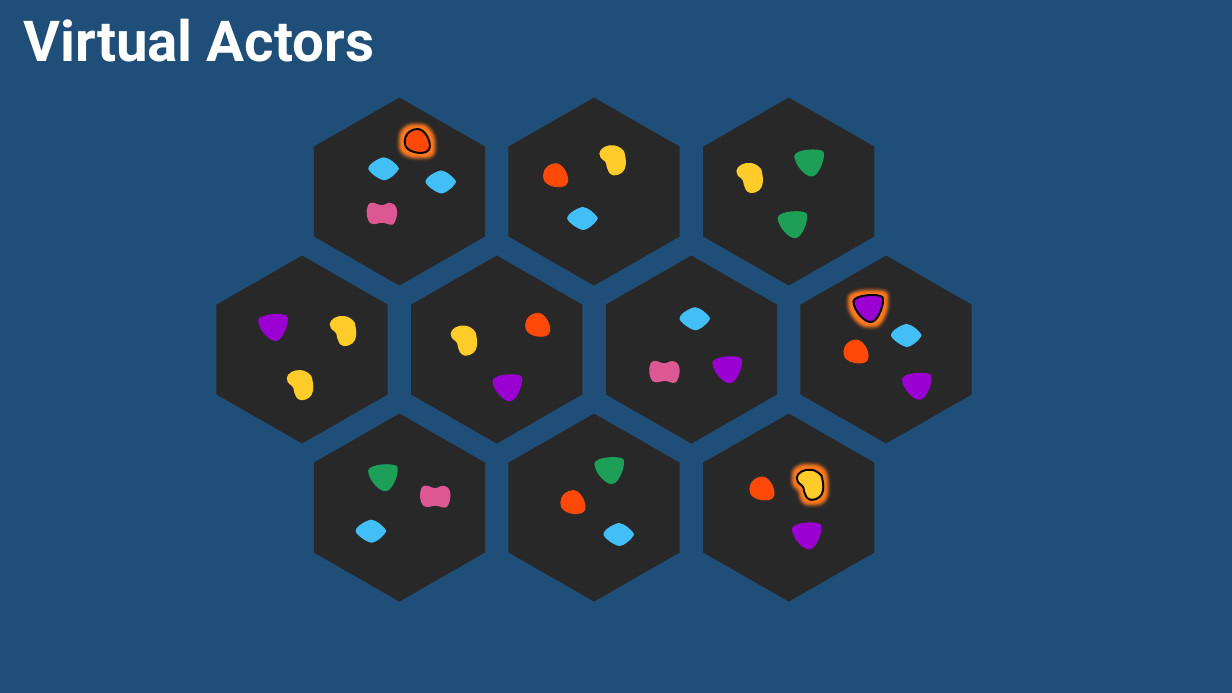
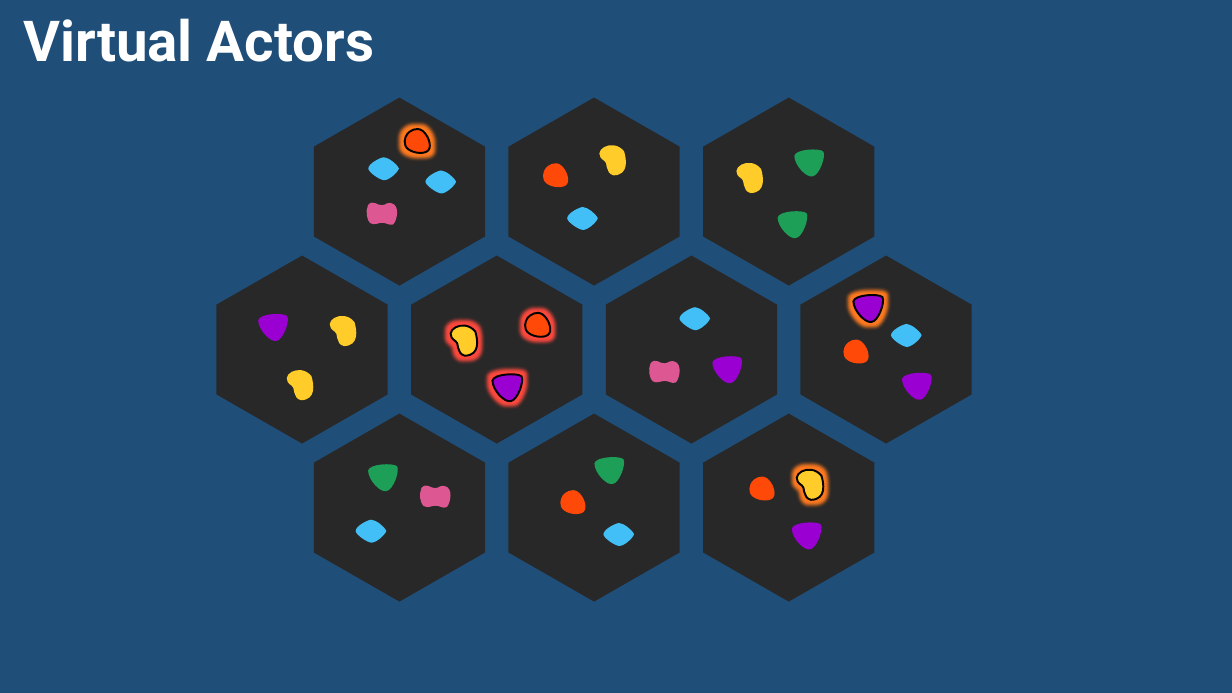
Before and after one commit to rogeralsing/Presentations, a slide deck: slide 30 of FailingGracefully/QConSP/failingactors.pptx (slide 35 before the commit). Drawn at 1232x693 pixels with LibreOffice and Linux fonts; fonts in the diff are those of the drawing. Boxes give left, top, right and bottom in pixels: in the first picture for what was removed or moved away, otherwise in the second. Text is boxed around its words. In the diff, an @@ line names an element or a change of style, - is before the commit and + after.

```diff
--- a/FailingGracefully/QConSP/failingactors.pptx
+++ b/FailingGracefully/QConSP/failingactors.pptx
@@ outline none to #000000 1.5 pt in 3 elements at box(447, 320, 484, 359), box(521, 309, 556, 343), box(492, 372, 525, 403) @@
```
Also in this commit, not shown: 4 other slides changed, 14 slides removed, 29 other files.
